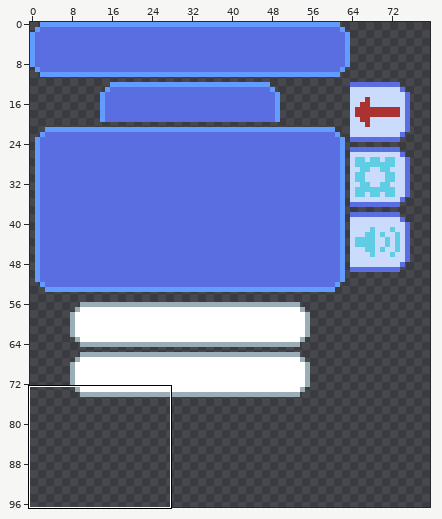
Two states of a pixel-art file, Assets/Images/Sprites/MenuTest.aseprite. The picture above shows the old version from afar; the outline marks the close-up.
Close-up. Before the commit:
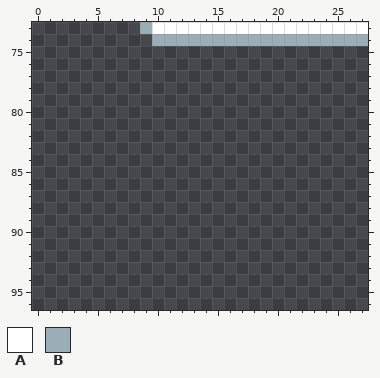
128x128 pixels, 1 frame. Shown: x 0..27, y 73..96. The wide view leaves out empty margins.
Palette (. is transparent): A #ffffff  B #9badb7
Pixels before, first column x 9:
73 BAAAAAAAAAAAAAAAAAA
74 .BBBBBBBBBBBBBBBBBB
And afterwards:
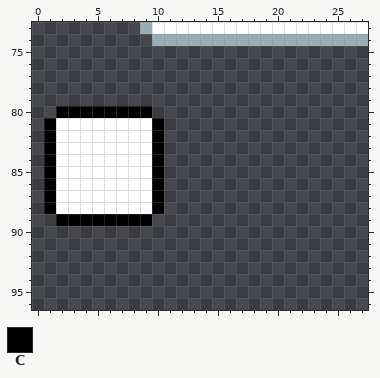
Colours new in this view: C #000000
Message: Began implementing a help section to the main menu
Edits made:
Changed rows in their new state; - is an unchanged pixel.
first column x 1:
80 -CCCCCCCC-
81 CAAAAAAAAC
82 CAAAAAAAAC
83 CAAAAAAAAC
84 CAAAAAAAAC
85 CAAAAAAAAC
86 CAAAAAAAAC
87 CAAAAAAAAC
88 CAAAAAAAAC
89 -CCCCCCCC-
Where, in picture pixels (left, top, right, bottom), the same in both close-ups:
added: (44, 106, 164, 226)
